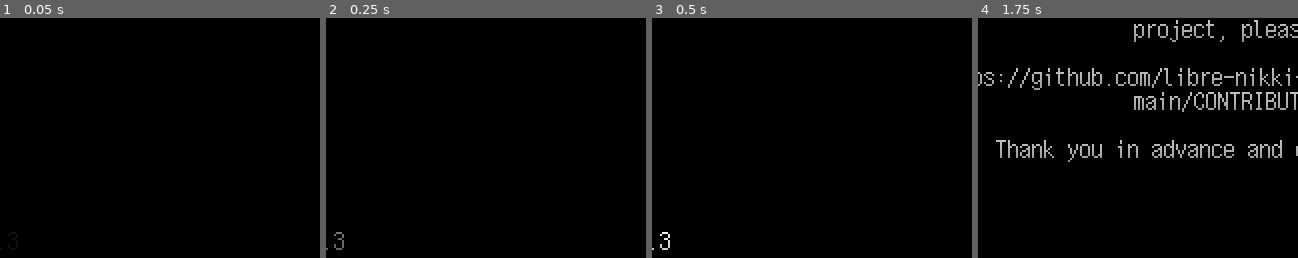
Above: before the commit, frames 1-4 (left to right).
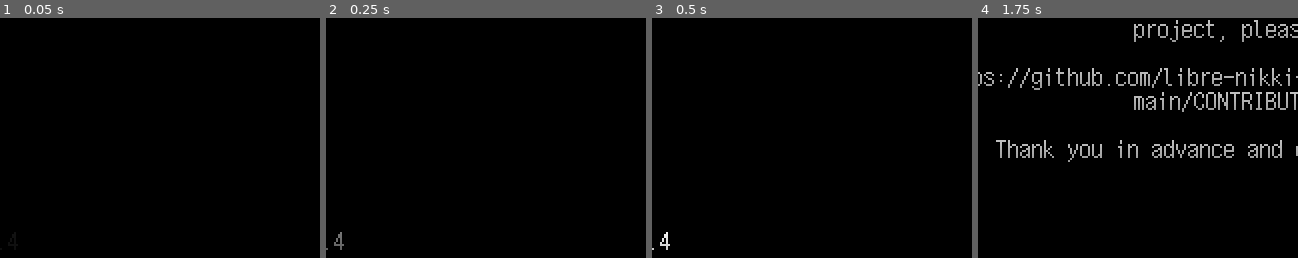
Above: after the commit, the same moments.

Repository: libre-nikki-devs/libre-nikki
Game: Godot game, scene res://scenes/ui/main_menu.tscn
Same seed, same stepped clock (60 frames per second), same inputs: the game is played once before the commit and once after it.
Inputs (mouse positions are % of the whole screen's width and height, from its top left):
- Up to frame 1 (0.05 s): no input
- Up to frame 2 (0.25 s): no input
- Up to frame 3 (0.5 s): no input
- Up to frame 4 (1.75 s): tap Enter (ui_accept) at 0.5, 0.77, 1.52 s; move the mouse to (72, 45) at 0.52 s; hold Right (ui_right) 0.53-1.28 s; click (72, 45) at 0.67 s; move the mouse to (30, 55) at 1.27 s; hold Down (ui_down) from 1.28 s (still down)
The pictures show only the part of the screen within x 7-57%, y 50-100%; the shares and areas given below are measured in that part.

The runs differ from the first frame. In frame 2, 0.1% of the frame differs, in the area x 2-6%, y 89-97%; in frame 3, 0.1%; in frame 4, nothing differs.

Commit message:
Bump version to 0.0.4

Diff:
--- a/project.godot
+++ b/project.godot
@@ -12,7 +12,7 @@
 
 config/name="Libre Nikki"
 config/description="Collaborative, free and open-source Yume Nikki fan game running on Godot Engine."
-config/version="0.0.3"
+config/version="0.0.4"
 run/main_scene="res://scenes/ui/main_menu.tscn"
 config/use_custom_user_dir=true
 config/custom_user_dir_name="libre_nikki"
